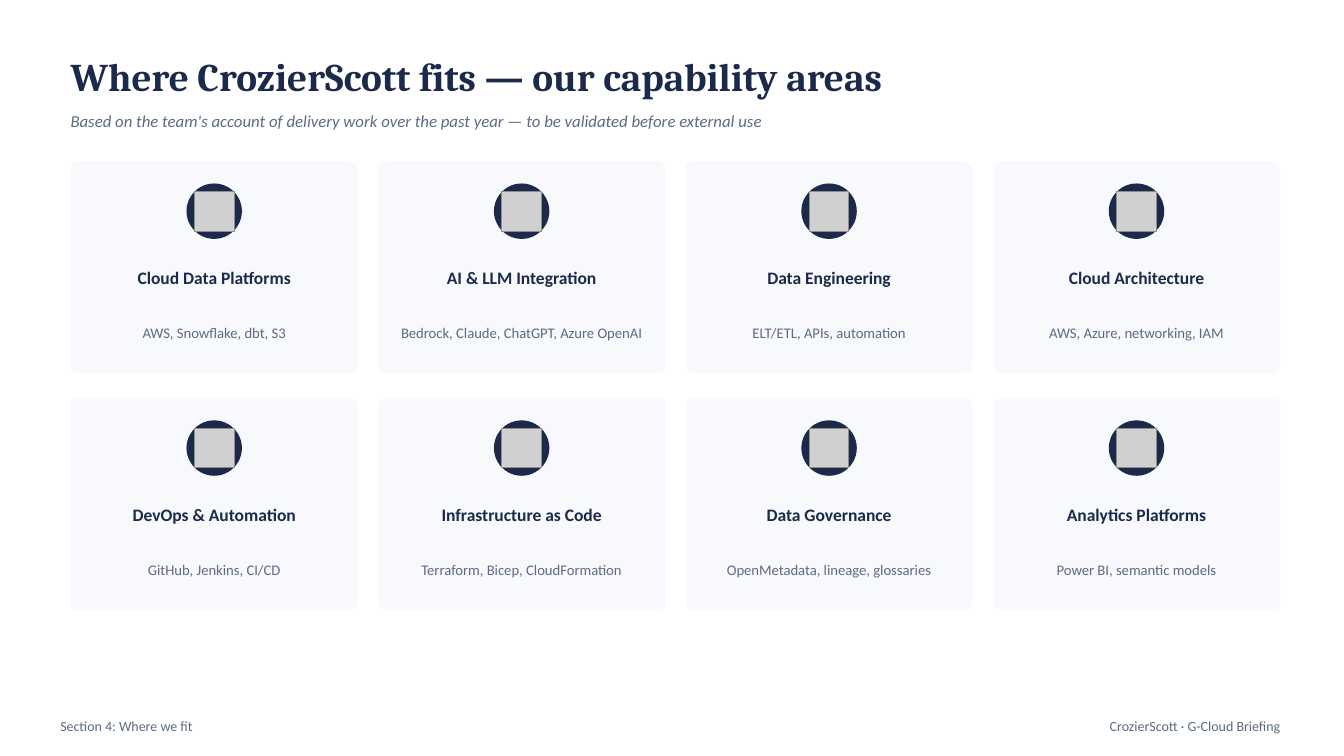
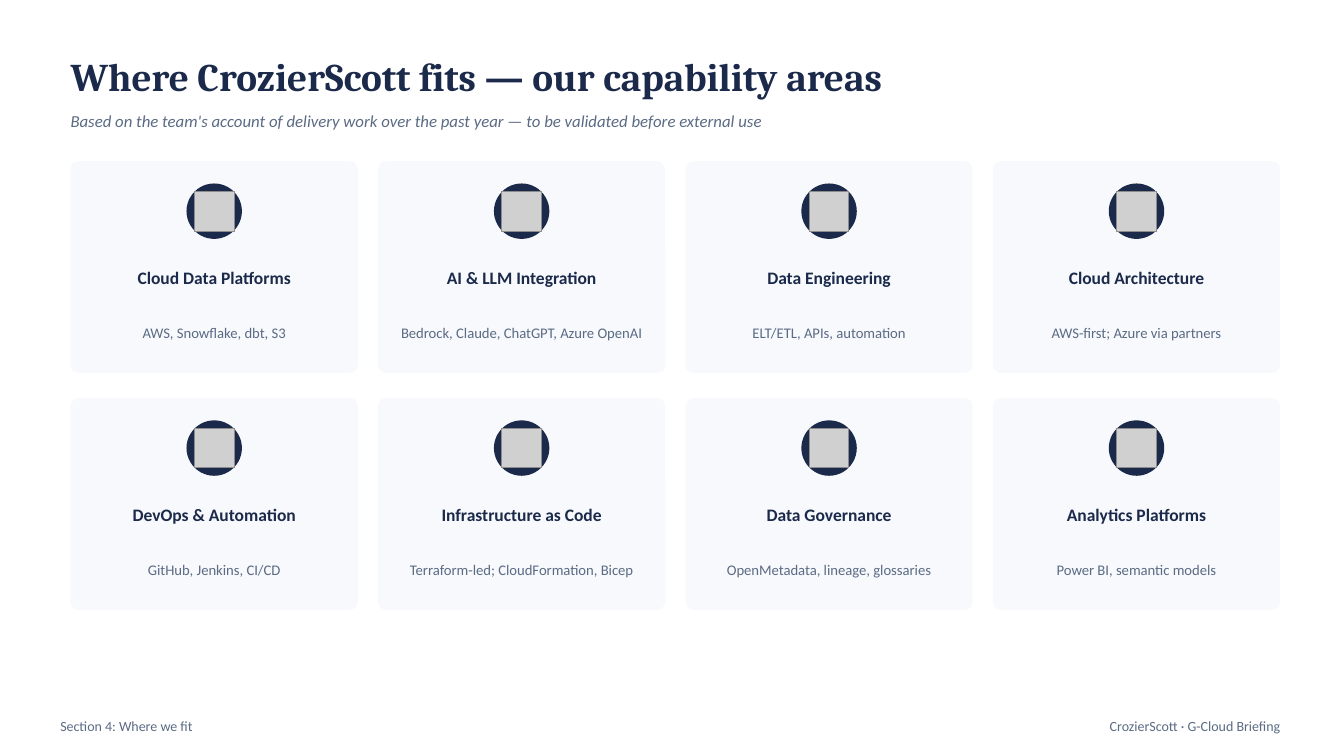
Before and after one commit to eddiemck/G-Cloud, a slide deck: slide 6 of g-cloud-briefing.pptx. Drawn at 1344x756 pixels with LibreOffice and Linux fonts; fonts in the diff are those of the drawing; grey boxes stand for pictures. Boxes give left, top, right and bottom in pixels: in the first picture for what was removed or moved away, otherwise in the second. Text is boxed around its words. In the diff, an @@ line names an element or a change of style, - is before the commit and + after.

```diff
--- a/g-cloud-briefing.pptx
+++ b/g-cloud-briefing.pptx
@@ text at (1052,328,1221,341): text changed @@
-AWS, Azure, networking, IAM
+AWS-first; Azure via partners
@@ text at (410,565,633,578): text changed @@
-Terraform, Bicep, CloudFormation
+Terraform-led; CloudFormation, Bicep
```
Also in this commit, not shown: 5 other slides changed, 1 other file.
